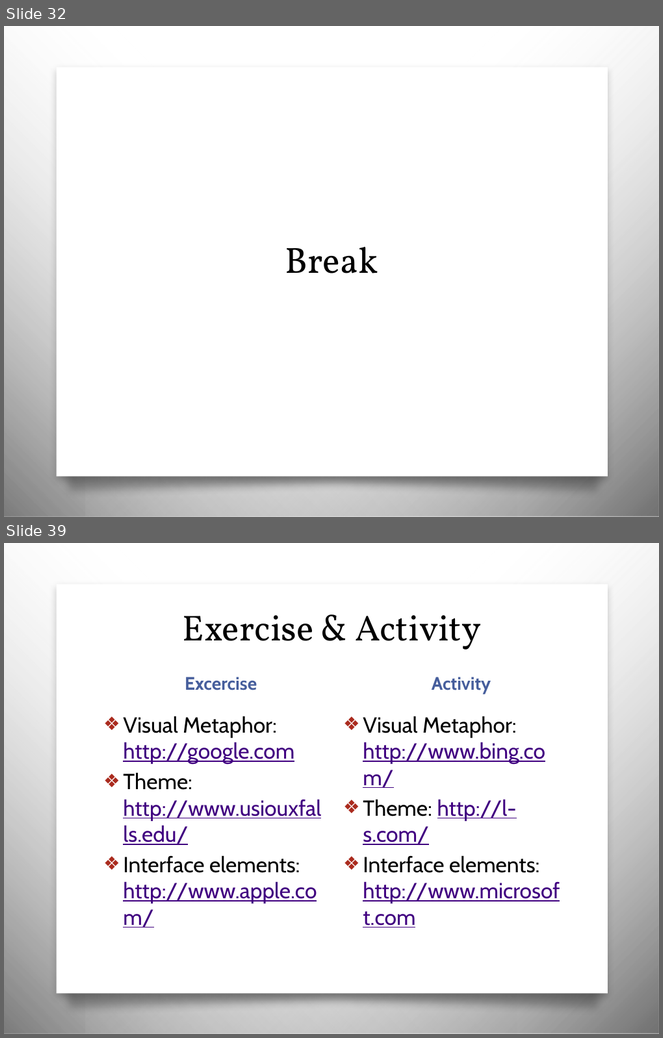
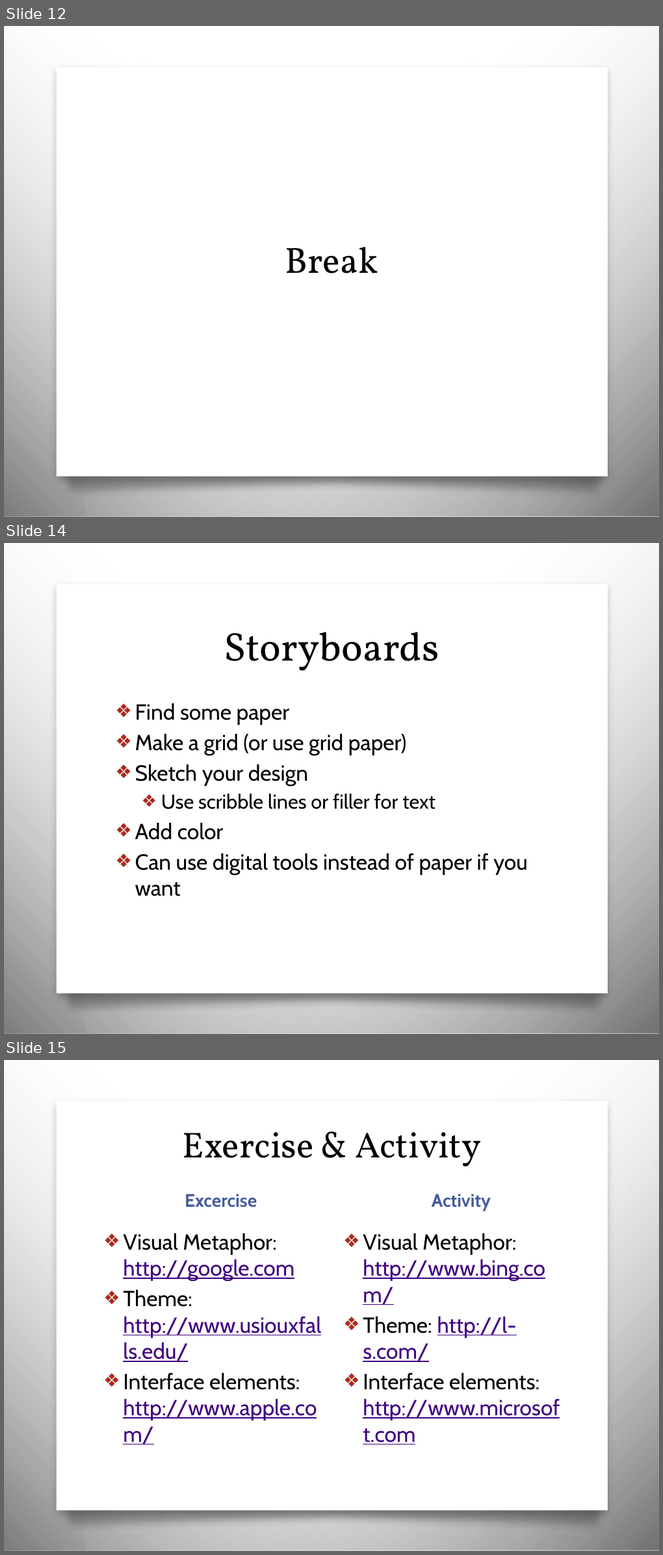
Before and after one commit to awayken/USF-ART329, a slide deck: slides/classthree/slides.pptx. Shown one above the other, each under a label of ours: slides 32 and 39 before the commit, slides 12, 14 and 15 after it; the slides between them are not shown. The pictures are 663x1038 and 663x1555 pixels, drawn with LibreOffice and Linux fonts; fonts in the diff are those of the drawing; background and template pictures are left out. Boxes give left, top, right and bottom in pixels: in the first picture for what was removed or moved away, otherwise in the second. Text is boxed around its words. In the diff, an @@ line names an element or a change of style, - is before the commit and + after.

```diff
--- a/slides/classthree/slides.pptx
+++ b/slides/classthree/slides.pptx
@@ slide 14 added at [4, 543, 659, 1034], background picture (left out); not listed: 4 template elements that a slide beside it also shows @@
@@ title added at [224, 632, 440, 671], 44 pt, text #000000 @@
+Storyboards
@@ text added at [135, 703, 528, 897], 24 pt, text #000000 @@
+❖ Find some paper
+❖ Make a grid (or use grid paper)
+❖ Sketch your design
+  ❖ Use scribble lines or filler for text
+❖ Add color
+❖ Can use digital tools instead of paper if you want
@@ what was slide 32 is now slide 12 @@
@@ what was slide 39 is now slide 15 @@
```
Also in this commit, not shown: 6 slides changed, 25 slides removed.
